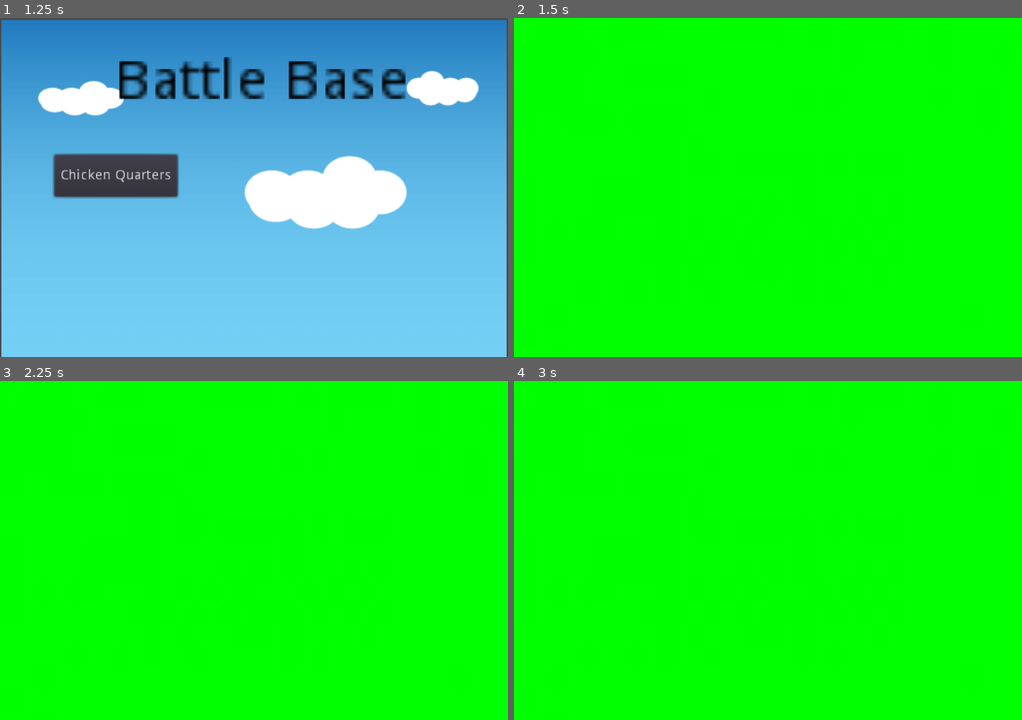
Above: before the commit, frames 1-4 (two rows, left to right).
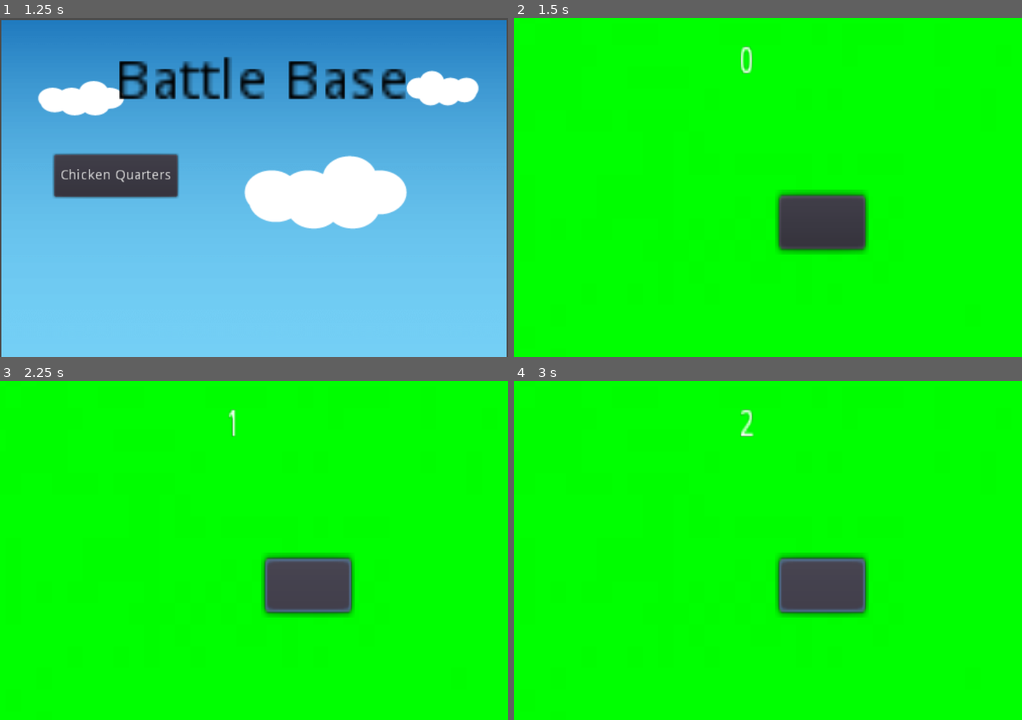
Above: after the commit, the same moments.

Repository: extreme-coder/battlechicken
Game: Godot game, scene res://startScreen.tscn
The game is run twice, just before and just after one commit, with the same random seed, the same clock (stepped at 60 frames per second) and the same inputs.
Inputs (mouse positions are in pixels of both pictures, inside the frame that each line leads up to):
- Up to frame 1 (1.25 s): click "Play" at 0.5 s
- Up to frame 2 (1.5 s): click "Chicken Quarters" at 1.25 s
- Up to frame 3 (2.25 s): click (309, 584) at 2.02 s
- Up to frame 4 (3 s): click (823, 584) at 2.77 s

Frame 1 is identical in both runs. In frame 2, 3.6% of the frame differs, in the area x 44-70%, y 8-70%; in frame 3, 3.5%; in frame 4, 3.6%.

Commit message:
Clicker game done

Diff:
--- /dev/null
+++ b/Chicken Slogar.tscn
@@ -0,0 +1,19 @@
+[gd_scene load_steps=2 format=2]
+
+[ext_resource path="res://images (1).png" type="Texture" id=1]
+
+[node name="Ch" type="KinematicBody2D" index="0"]
+
+editor/display_folded = true
+input_pickable = false
+collision_layer = 1
+collision_mask = 1
+collision/safe_margin = 0.08
+
+[node name="CollisionPolygon2D" type="CollisionShape2D" parent="." index="0"]
+
+[node name="Sprite" type="Sprite" parent="." index="1"]
+
+position = Vector2( 309.506, 212.813 )
+scale = Vector2( 1.13752, 0.89042 )
+texture = ExtResource( 1 )
--- /dev/null
+++ b/Training Grounds.gd
@@ -0,0 +1,20 @@
+extends Sprite
+var CluckBucks = 0
+# class member variables go here, for example:
+# var a = 2
+# var b = "textvar"
+
+func _ready():
+	# Called every time the node is added to the scene.
+	# Initialization here
+	pass
+
+func _process(delta):
+	get_node("Label").set_text(str(CluckBucks))# Called every frame. Delta is time since last frame.
+#	# Update game logic here.
+	pass
+
+
+func _on_Button_pressed():
+	CluckBucks += 1
+	pass # replace with function body
--- a/Training Grounds.tscn
+++ b/Training Grounds.tscn
@@ -1,9 +1,55 @@
-[gd_scene load_steps=2 format=2]
+[gd_scene load_steps=3 format=2]
 
 [ext_resource path="res://grass.jpg" type="Texture" id=1]
+[ext_resource path="res://Training Grounds.gd" type="Script" id=2]
 
 [node name="Sprite" type="Sprite" index="0"]
 
 position = Vector2( 375.63, 251.085 )
 scale = Vector2( 2.71959, 3.83175 )
 texture = ExtResource( 1 )
+script = ExtResource( 2 )
+
+[node name="Label" type="Label" parent="." index="0"]
+
+anchor_left = 0.0
+anchor_top = 0.0
+anchor_right = 0.0
+anchor_bottom = 0.0
+margin_left = -21.0
+margin_top = -56.0
+margin_right = 19.0
+margin_bottom = -42.0
+rect_pivot_offset = Vector2( 0, 0 )
+rect_clip_content = false
+mouse_filter = 2
+mouse_default_cursor_shape = 0
+size_flags_horizontal = 1
+size_flags_vertical = 4
+percent_visible = 1.0
+lines_skipped = 0
+max_lines_visible = -1
+
+[node name="Button" type="Button" parent="." index="1"]
+
+anchor_left = 0.0
+anchor_top = 0.0
+anchor_right = 0.0
+anchor_bottom = 0.0
+margin_right = 45.0
+margin_bottom = 20.0
+rect_pivot_offset = Vector2( 0, 0 )
+rect_clip_content = false
+focus_mode = 2
+mouse_filter = 0
+mouse_default_cursor_shape = 0
+size_flags_horizontal = 1
+size_flags_vertical = 1
+toggle_mode = false
+enabled_focus_mode = 2
+shortcut = null
+group = null
+flat = false
+align = 1
+
+[connection signal="pressed" from="Button" to="." method="_on_Button_pressed"]
--- a/base.tscn
+++ b/base.tscn
@@ -3,7 +3,7 @@
 [ext_resource path="res://Assets/Images/bluesky.en.png" type="Texture" id=1]
 [ext_resource path="res://base.gd" type="Script" id=2]
 
-[node name="Background" type="Sprite"]
+[node name="Background" type="Sprite" index="0"]
 
 position = Vector2( 360.459, 242.302 )
 scale = Vector2( 1.43212, 1.35447 )
Binary file added: images (1).png
Not shown, added: images (1).png.import
